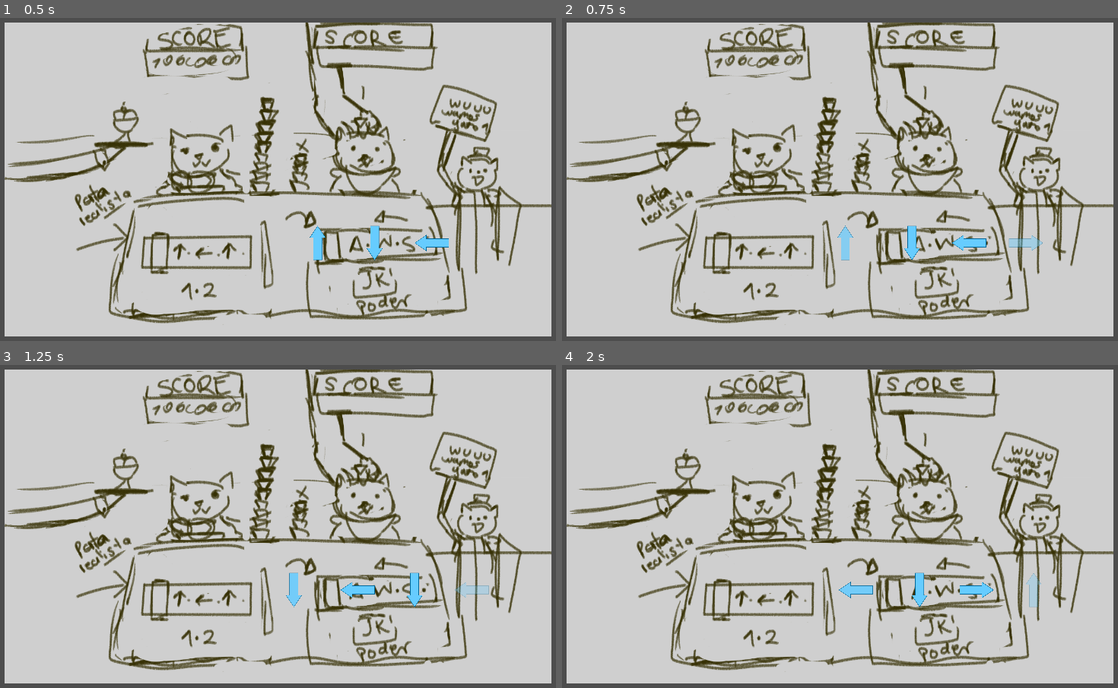
Above: before the commit, frames 1-4 (two rows, left to right).
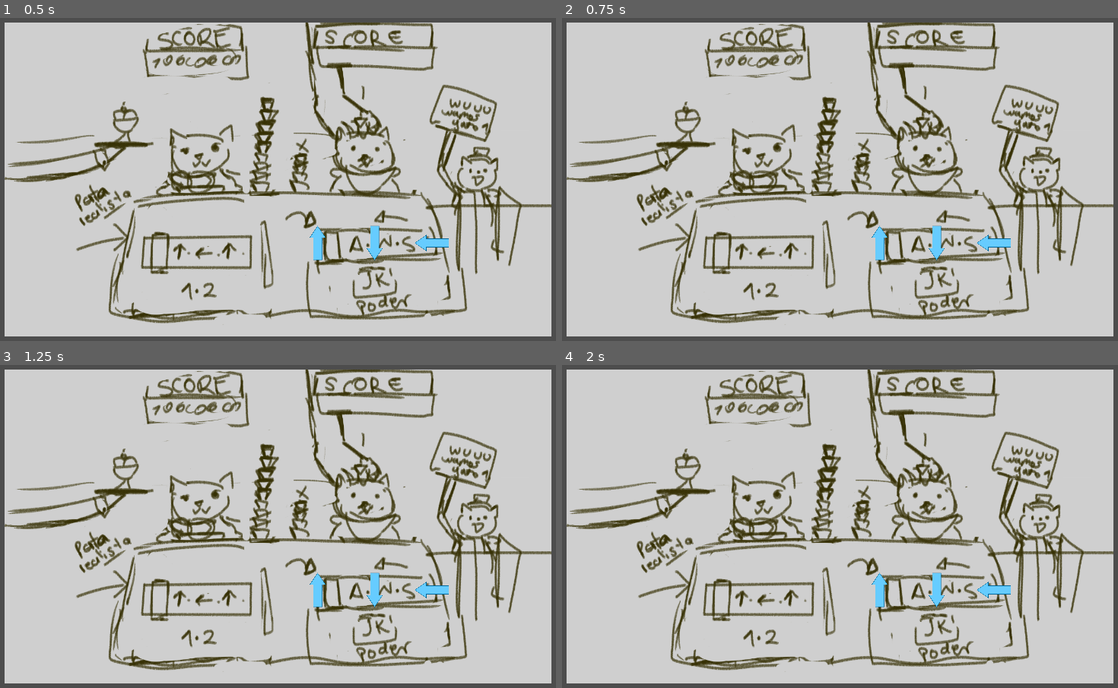
Above: after the commit, the same moments.

Repository: soetgdeznsgk/GGJ24---Fat-Cat-Fest
Game: Godot game, scene res://Escenas/Maingame/Maingame.tscn
Same seed, same stepped clock (60 frames per second), same inputs: the game is played once before the commit and once after it. This scene is started directly instead of the project's main scene.
Inputs:
- Up to frame 1 (0.5 s): no input
- Up to frame 2 (0.75 s): tap Enter (ui_accept) at 0.5 s; hold Right (DerechaPj1) from 0.53 s (still down); tap S (AbajoPj2) at 0.6 s
- Up to frame 3 (1.25 s): keep holding Right (DerechaPj1); tap Enter (ui_accept) at 0.77, 1.07 s; tap W (ArribaPj2) at 0.8 s
- Up to frame 4 (2 s): release Right (DerechaPj1) at 1.28 s; hold Down (AbajoPj1) from 1.28 s (still down); tap W (ArribaPj2) at 1.35 s; tap Enter (ui_accept) at 1.52, 1.82 s; tap D (DerechaPj2) at 1.55 s

Frame 1 is identical in both runs. In frame 2, 1.1% of the frame differs, in the area x 49-87%, y 64-76%; in frame 3, 1.1%, in the area x 51-88%, y 64-76%; in frame 4, 1.1%.

Commit message:
Refinamiento 2 y ya funciona con los inputs de los jugadores
Falta unirlo con las comidas y dar señáles

Diff:
--- a/Escenas/Maingame/comandos.gd
+++ b/Escenas/Maingame/comandos.gd
@@ -1,16 +1,17 @@
 extends Node2D
 
-var textureEnum = [ load("res://Sprites/Comandos/flechaArriba.png"), \
+@export var jugador = 1
+var diccionario := {}
+var textureList = [ load("res://Sprites/Comandos/flechaArriba.png"), \
 load("res://Sprites/Comandos/FlechaAbajo.png"), \
 load("res://Sprites/Comandos/FlechaIzquierda.png"), \
 load("res://Sprites/Comandos/FlechaDerecha.png") ]
 
 @onready var anim = $AnimationPlayer
-
 @onready var comandoNodos = [$Comando0, $Comando1, $Comando2, $Comando3]
 var comandos : Array = []
 var esperarError := false
-
+var comandosConFlechas : Array = []
 enum {
 	Arriba,
 	Abajo,
@@ -18,35 +19,88 @@
 	Derecha
 }
 
-# Called when the node enters the scene tree for the first time.
 func _ready() -> void:
+	# Dependiendo del jugador tiene ciertas teclas para el physic process
+	if jugador == 1:
+		diccionario[Arriba] = "ArribaPj1"
+		diccionario[Abajo] = "AbajoPj1"
+		diccionario[Izquierda] = "IzquierdaPj1"
+		diccionario[Derecha] = "DerechaPj1"
+	else:
+		diccionario[Arriba] = "ArribaPj2"
+		diccionario[Abajo]  = "AbajoPj2"
+		diccionario[Izquierda] = "IzquierdaPj2"
+		diccionario[Derecha] = "DerechaPj2"
+
 	# deberian llegar en la comida
-	comandos = [Arriba,Abajo,Izquierda,Derecha,Abajo,Izquierda,Derecha,Arriba,Abajo,Arriba,Abajo]
+	comandos = [Arriba,Abajo,Izquierda,Derecha,Arriba,Abajo,Izquierda,Derecha]
+	comandosConFlechas = [Arriba,Abajo,Izquierda,Derecha,Arriba,Abajo,Izquierda,Derecha]
 	for i in range(3):
 		var ultimo = comandos.pop_front()
-		comandoNodos[i].texture = textureEnum[ultimo]
+		comandoNodos[i].texture = textureList[ultimo]
 
 func _physics_process(delta: float) -> void:
 	# Quiza falta input buffering
 	# Lo hace bien
-	if Input.is_action_just_pressed("ui_accept"):
-		actualizar_flechas()
-	# Se equivoca
-	if Input.is_action_just_pressed("ui_cancel"):
-		error_flechas()
+	if comandosConFlechas.size() > 0:
+		if !esperarError:
+			var correcta = comandosConFlechas[0]
+			if Input.is_action_just_pressed(diccionario[Arriba]):
+				if correcta == Arriba:
+					comandosConFlechas.pop_front()
+					if anim.is_playing():
+						animacionRapida()
+					actualizar_flechas()
+				else:
+					error_flechas()
+			elif Input.is_action_just_pressed(diccionario[Abajo]):
+				if correcta == Abajo:
+					comandosConFlechas.pop_front()
+					if anim.is_playing():
+						animacionRapida()
+					actualizar_flechas()
+				else:
+					error_flechas()
+			elif Input.is_action_just_pressed(diccionario[Izquierda]):
+				if correcta == Izquierda:
+					comandosConFlechas.pop_front()
+					print(comandosConFlechas)
+					if anim.is_playing():
+						animacionRapida()
+					actualizar_flechas()
+				else:
+					error_flechas()
+			elif Input.is_action_just_pressed(diccionario[Derecha]):
+				if correcta == Derecha:
+					comandosConFlechas.pop_front()
+					if anim.is_playing():
+						animacionRapida()
+					actualizar_flechas()
+				else:
+					error_flechas()
+
+
+func animacionRapida():
+	anim.stop()
+	anim.play("RESET")
+	comandoNodos[0].texture = comandoNodos[1].texture
+	comandoNodos[1].texture = comandoNodos[2].texture
+	comandoNodos[2].texture = comandoNodos[3].texture
+	for i in comandoNodos.size():
+		comandoNodos[i].position = Vector2((i+1)*128, 51)
+		comandoNodos[i].self_modulate = Color(1,1,1,1)
 
 func actualizar_flechas():
-	if !esperarError:
-		if comandos.size() > 0:
-			var ultimo = comandos.pop_front()
-			comandoNodos[3].texture = textureEnum[ultimo]
-		else:
-			var ultimo = null
-			comandoNodos[3].texture = null
-		if anim.is_playing():
-			anim.play("scroll_izquierda",-1,5)
-		else:
-			anim.play("scroll_izquierda",-1,1)
+	if comandos.size() > 0:
+		var ultimo = comandos.pop_front()
+		comandoNodos[3].texture = textureList[ultimo]
+	else:
+		var ultimo = null
+		comandoNodos[3].texture = null
+	if anim.is_playing():
+		anim.play("scroll_izquierda",-1,5)
+	else:
+		anim.play("scroll_izquierda",-1,1)
 
 func error_flechas():
 	esperarError = true
